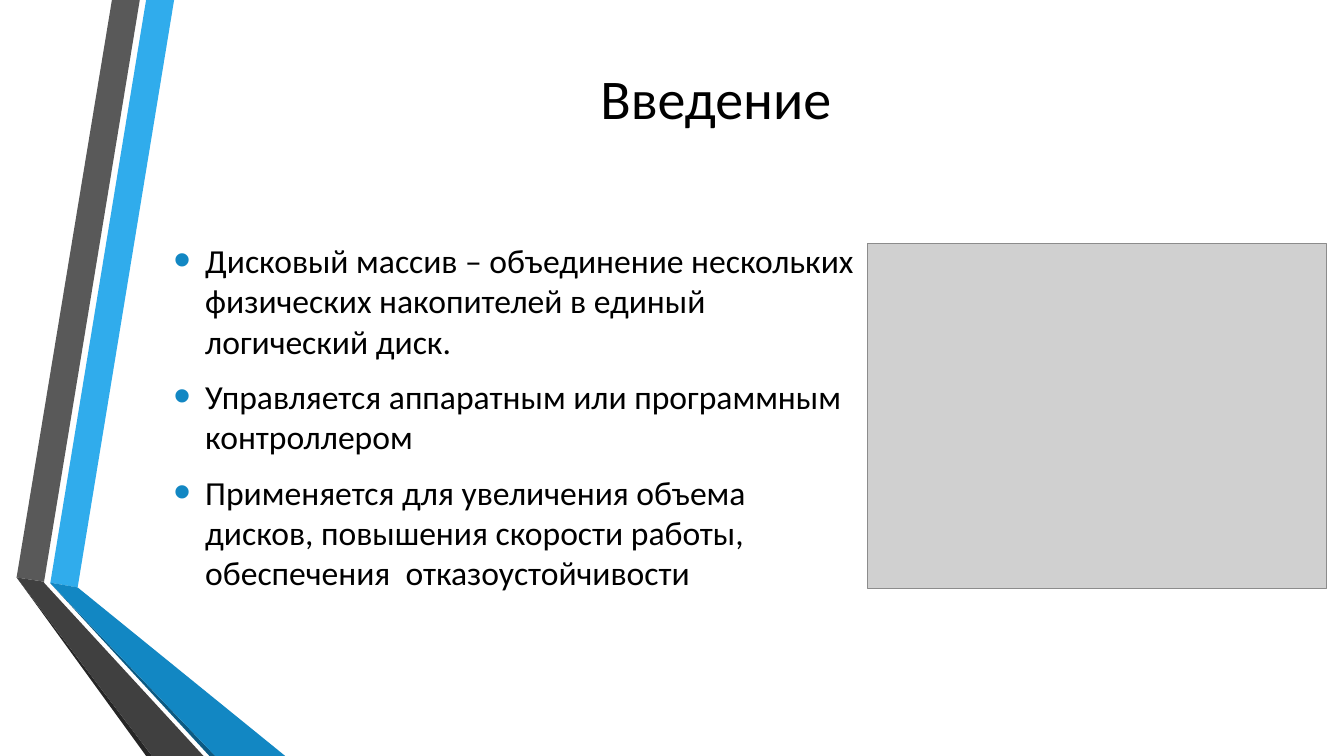
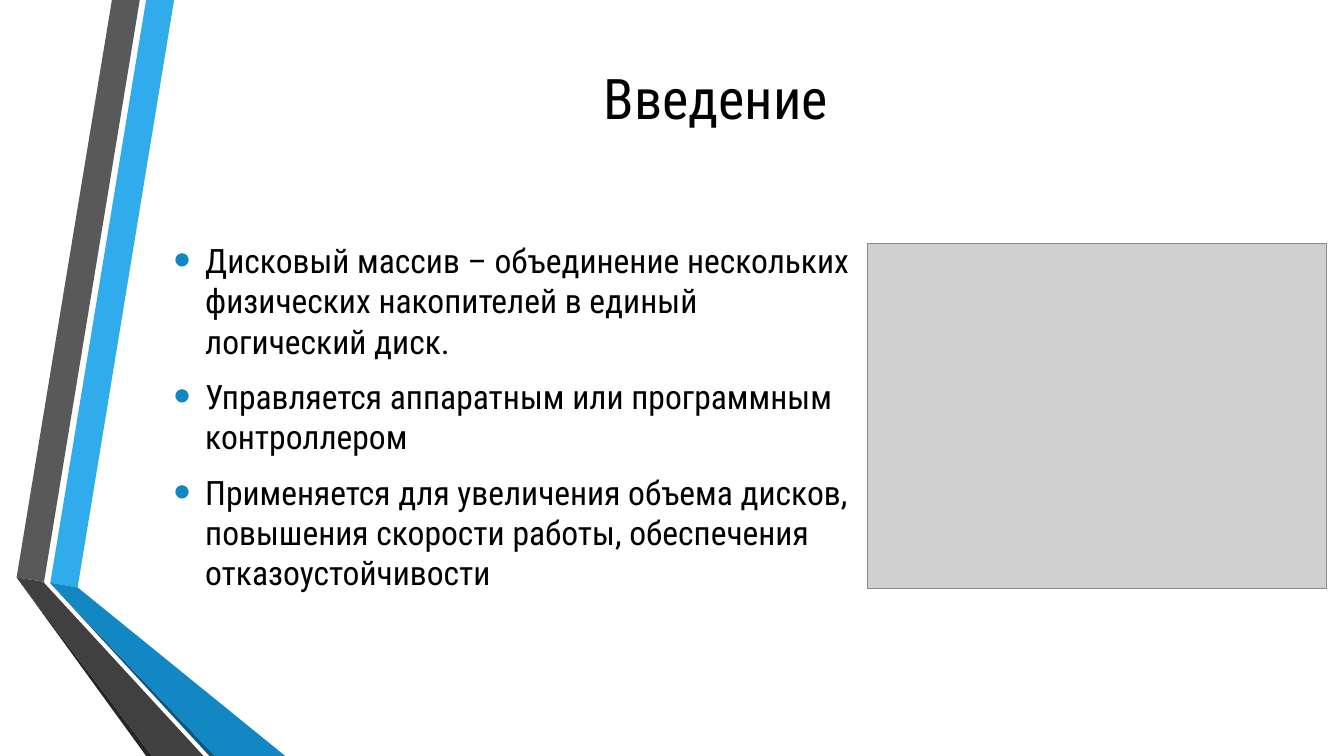
Before and after one commit to Silvarious9862/iiuvm, a slide deck: slide 2 of kr/250541_Бобрик_ВЮ_КР_ИиУВМ.pptx. Drawn at 1344x756 pixels with LibreOffice and Linux fonts; fonts in the diff are those of the drawing; grey boxes stand for pictures; background and template pictures are left out. Boxes give left, top, right and bottom in pixels: in the first picture for what was removed or moved away, otherwise in the second. Text is boxed around its words. In the diff, an @@ line names an element or a change of style, - is before the commit and + after.

```diff
--- a/kr/250541_Бобрик_ВЮ_КР_ИиУВМ.pptx
+++ b/kr/250541_Бобрик_ВЮ_КР_ИиУВМ.pptx
@@ title "Введение" at (604, 79, 828, 128): font Calibri to Roboto Condensed @@
@@ text "Дисковый массив – объединение нескольких ..." at (205, 247, 849, 592): font Calibri to Roboto Condensed @@
```
Also in this commit, not shown: 2 other slides changed, 21 slides added, 1 slide removed, 17 other files.
